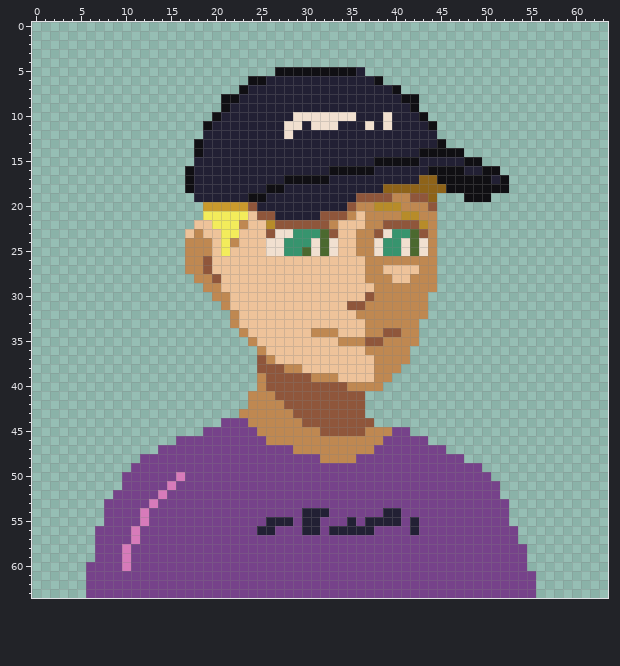
Two states of a pixel-art sprite, sprites/portraits/vicenzo-portrait.png. Above, as it was before the edit.
The file is 64x64 pixels. Colours within 5 levels of each other are drawn and written as one.
New version:
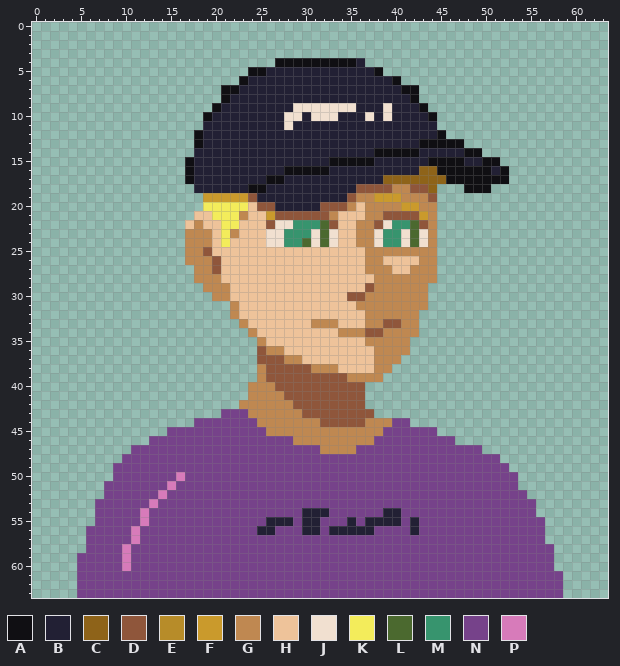
Palette (. is transparent): A #100f13  B #222034  C #8e6319  D #8f563b  E #b78c29  F #ca9a2c  G #bf8851  H #eec39a  J #f1e0d0  K #f3ec5b  L #4b692f  M #37946e  N #76428a  P #d77bba
The exact change:
Changed rows in their new state; - is an unchanged pixel.
first column x 5:
 4 ----------------------AAAAAAAAAB----------------------
 5 -------------------AABBBBBBBBBB-BA--------------------
 6 ------------------ABB------------BBA------------------
 7 ----------------AAB----------------BAA----------------
 8 -----------------B------------------B-----------------
 9 ---------------AB-------JJJJJJJ---J--BA---------------
10 --------------AB-------J-B---BB-J-----BA--------------
11 --------------B---------B-BBB---B-B----B--------------
12 -------------A---------B----------------A-------------
13 --------------------------------------AA-AA-----------
14 -------------B-------------------AAAAABBBBBAA---------
15 ------------A---------------AAAAABBBBB-AAAABBAA-------
16 -----------------------AAAAABBBBB-----CC---AA-BA------
17 ---------------------AABBBBB------CCCC--C-----A-------
18 ------------.------AABB--------DDDDGGDD-...---..------
19 -------------.FFFFFDB---------DGGFFF-GGD---...--------
20 --------------KKKKKHDD-----DDDGH-GGGFF-G--------------
21 -------------HH---G-HFDDDDD-GHH---DDDDF---------------
22 ------------HG-H--H--DJJMMMLD--G-DJMMLD---------------
23 ------------G-G--G---J-M--J-J----JM-J-J---------------
24 -----------------H-------L----------------------------
25 --------------D-H----HHHHHHHH--H-GGGGGG---------------
26 --------------GD------------------HHHH----------------
27 ------------.-GD------------------G--G----------------
28 ---------------G----------------H--GG-----------------
29 ----------------G---------------D------.--------------
30 ------------------------------DDG---------------------
31 ----------------.G------------HG----------------------
32 -------------------------------H------.---------------
33 -----------------.G-------GGG-----DD------------------
34 ------------------.G------HHHGGGDDGG------------------
35 -------------------.G--------HHHGG---.----------------
36 --------------------DGG---------H---------------------
37 ---------------------DDGG-----------.-----------------
38 --------------------G--DDDGGG------.------------------
39 --------------------------DDDDGGG-.-------------------
40 -------------------G-G--------DD..--------------------
41 ----------------------G-------------------------------
42 ------------------G----G------------------------------
43 ----------------NNN-----G-------D---------------------
44 -------------NNN---N-----GG-----GGGNN-----------------
45 ----------NNNN------N------GGGGG--N--NNN--------------
46 --------NNN----------NNN---------N-----NNN------------
47 ------NNN---------------NNN----NN--------NNNN---------
48 -----NN--------------------NNNN------------NNNN-------
49 ----NN---------------------------------------NNN------
50 ----N-----------------------------------------NNN-----
51 ---NN------------------------------------------NN-----
52 ---N-------------------------------------------NNN----
53 --N---------------------------------------------NNN---
54 --N---------------------------------------------NNN---
55 --N---------------------------------------------NNNN--
56 -N-----------------------------------------------NNN--
57 -N-----------------------------------------------NNN--
58 -N------------------------------------------------NNN-
59 NN------------------------------------------------NNN-
60 N-------------------------------------------------NNN-
61 N--------------------------------------------------NNN
62 N--------------------------------------------------NNN
63 N--------------------------------------------------NNN
Pixel boxes of the changes (left, top, right, bottom) in both pictures:
changed: (77, 58, 563, 598)
